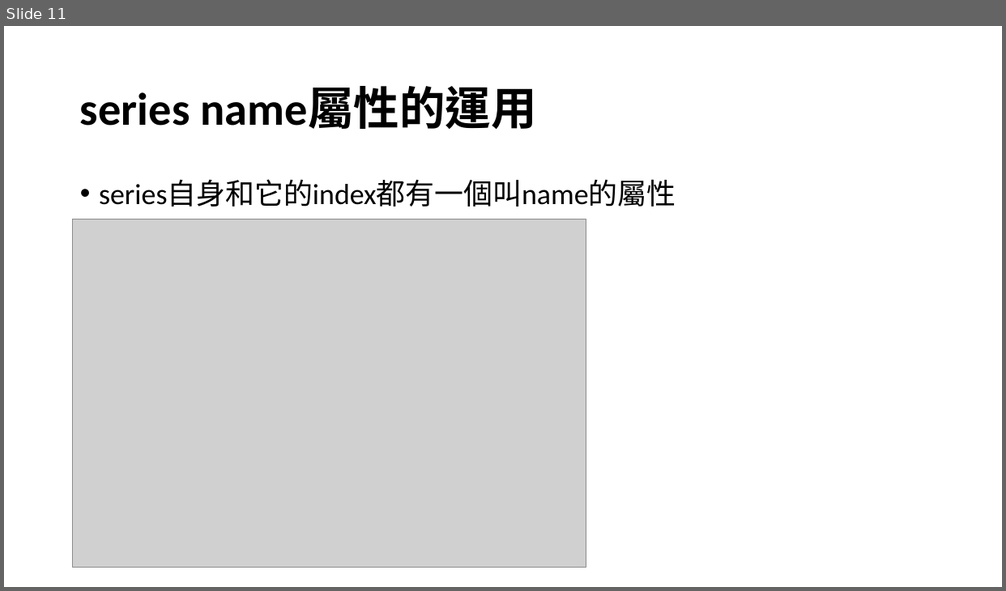
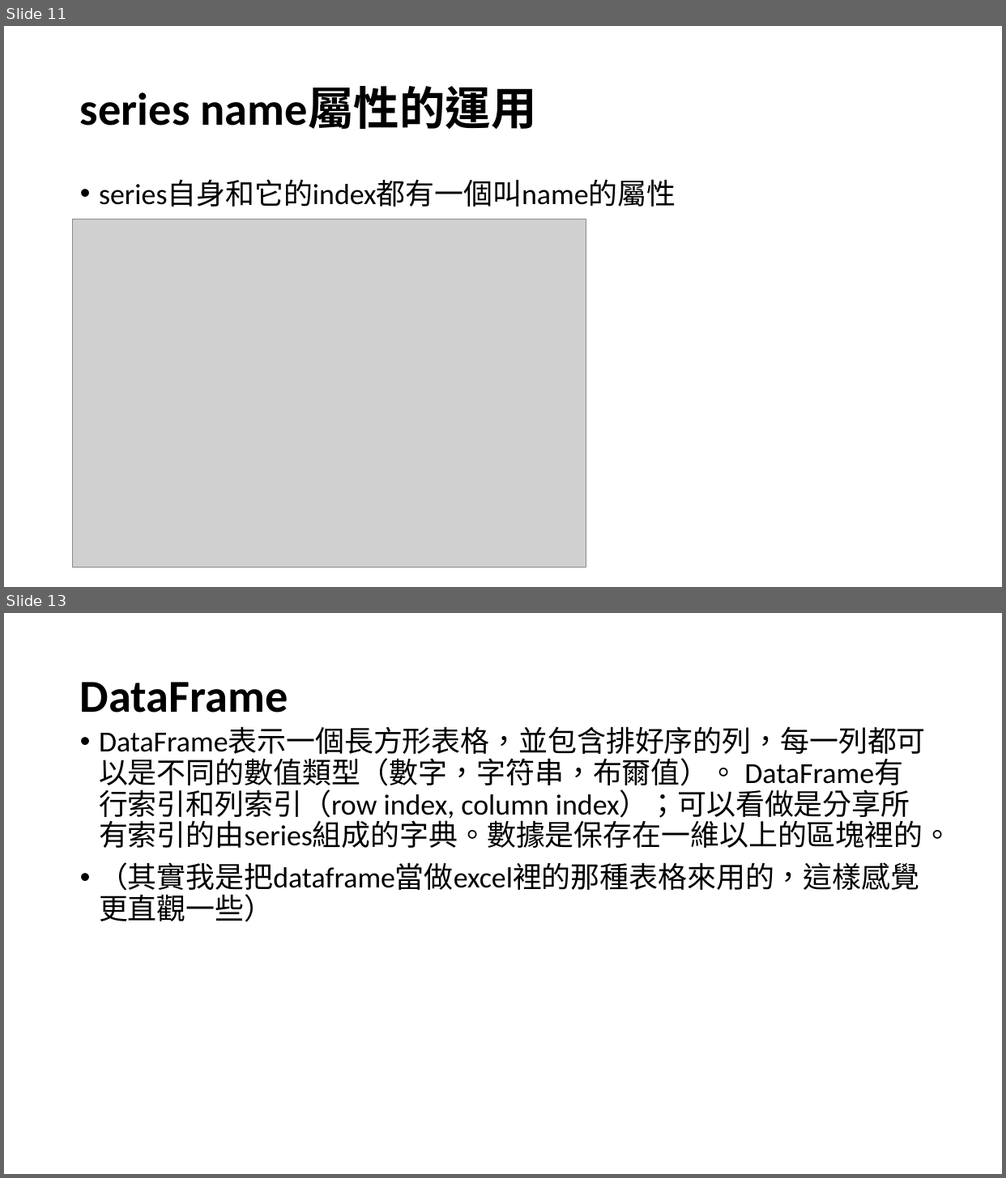
Before and after one commit to yukai920722/2022-ksu-11002, a slide deck: 4100E104_pandas_20220316_A.pptx. Shown one above the other, each under a label of ours: slide 11 before the commit, slides 11 and 13 after it; the slides between them are not shown. The pictures are 1006x591 and 1006x1178 pixels, drawn with LibreOffice and Linux fonts; fonts in the diff are those of the drawing; grey boxes stand for pictures. Boxes give left, top, right and bottom in pixels: in the first picture for what was removed or moved away, otherwise in the second. Text is boxed around its words. In the diff, an @@ line names an element or a change of style, - is before the commit and + after.

```diff
--- a/4100E104_pandas_20220316_A.pptx
+++ b/4100E104_pandas_20220316_A.pptx
@@ slide 13 added at bbox=[4, 613, 1002, 1174], background #FFFFFF @@
@@ title added at bbox=[80, 682, 288, 713], 44 pt, text #000000, bold @@
+DataFrame
@@ text added at bbox=[99, 727, 952, 922], 28 pt, text #000000 @@
+• DataFrame表示一個長方形表格，並包含排好序的列，每一列都可以是不同的數值類型（數字，字符串，布爾值）。 DataFrame有行索引和列索引（row index, column index）；可以看做是分享所有索引的由series組成的字典。數據是保存在一維以上的區塊裡的。
+• （其實我是把dataframe當做excel裡的那種表格來用的，這樣感覺更直觀一些）
```
Also in this commit, not shown: 2 slides changed, 20 other slides added, 14 other files.
